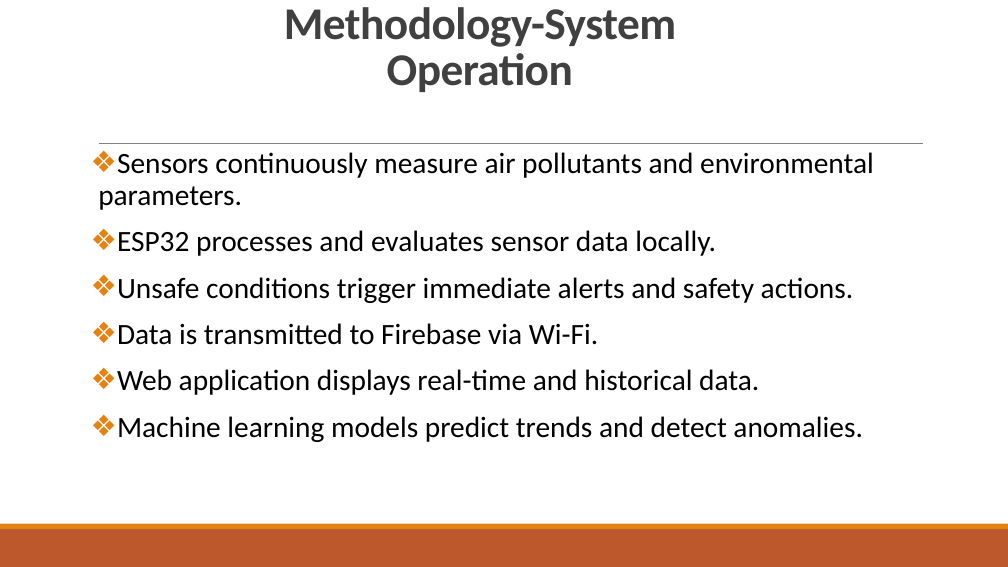
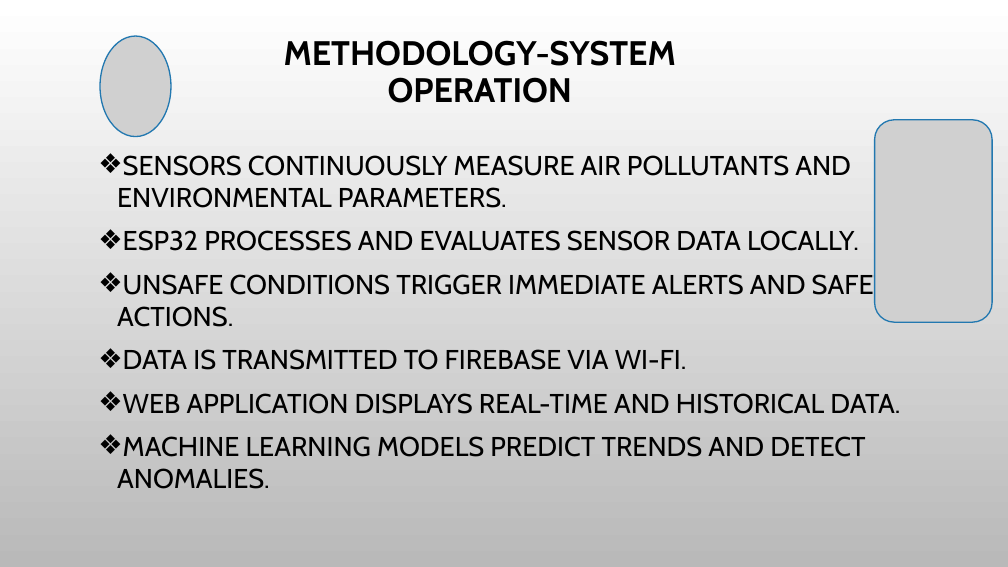
Before and after one commit to joshuamuthenya/finalyearproject_all_content, a slide deck: slide 7 of iotbasedairqualitymonitoringsystem.pptx (slide 8 before the commit). Drawn at 1008x567 pixels with LibreOffice and Linux fonts; fonts in the diff are those of the drawing; grey boxes stand for pictures; background and template pictures are left out. Boxes give left, top, right and bottom in pixels: in the first picture for what was removed or moved away, otherwise in the second. Text is boxed around its words. In the diff, an @@ line names an element or a change of style, - is before the commit and + after.

```diff
--- a/iotbasedairqualitymonitoringsystem.pptx
+++ b/iotbasedairqualitymonitoringsystem.pptx
@@ background #FFFFFF to picture (left out) @@
@@ picture added at box(100, 36, 171, 137) @@
@@ title "METHODOLOGY-SYSTEM OPERATION" at box(284, 40, 676, 103): vertical alignment bottom to middle @@
@@ title at box(284, 40, 676, 103): text changed; size 43.2 to 32.4 pt; font Calibri to Cabin; text colour #404040 to #000000 @@
-Methodology-System Operation
+METHODOLOGY-SYSTEM OPERATION
@@ picture added at box(875, 119, 992, 322) @@
@@ line removed from (99, 144) to (923, 144) @@
@@ text at box(117, 155, 904, 489): text changed; size 28 to 25.9 pt; font Calibri to Cabin @@
-❖ Sensors continuously measure air pollutants and environmental parameters.
-❖ ESP32 processes and evaluates sensor data locally.
-❖ Unsafe conditions trigger immediate alerts and safety actions.
-❖ Data is transmitted to Firebase via Wi-Fi.
-❖ Web application displays real-time and historical data.
-❖ Machine learning models predict trends and detect anomalies.
+❖ SENSORS CONTINUOUSLY MEASURE AIR POLLUTANTS AND ENVIRONMENTAL PARAMETERS.
+❖ ESP32 PROCESSES AND EVALUATES SENSOR DATA LOCALLY.
+❖ UNSAFE CONDITIONS TRIGGER IMMEDIATE ALERTS AND SAFETY ACTIONS.
+❖ DATA IS TRANSMITTED TO FIREBASE VIA WI-FI.
+❖ WEB APPLICATION DISPLAYS REAL-TIME AND HISTORICAL DATA.
+❖ MACHINE LEARNING MODELS PREDICT TRENDS AND DETECT ANOMALIES.
@@ rectangle removed at box(0, 529, 1008, 567) @@
@@ rectangle removed at box(0, 524, 1008, 529) @@
```
Also in this commit, not shown: 9 other slides changed, 4 slides added, 3 slides removed, 45 other files.
